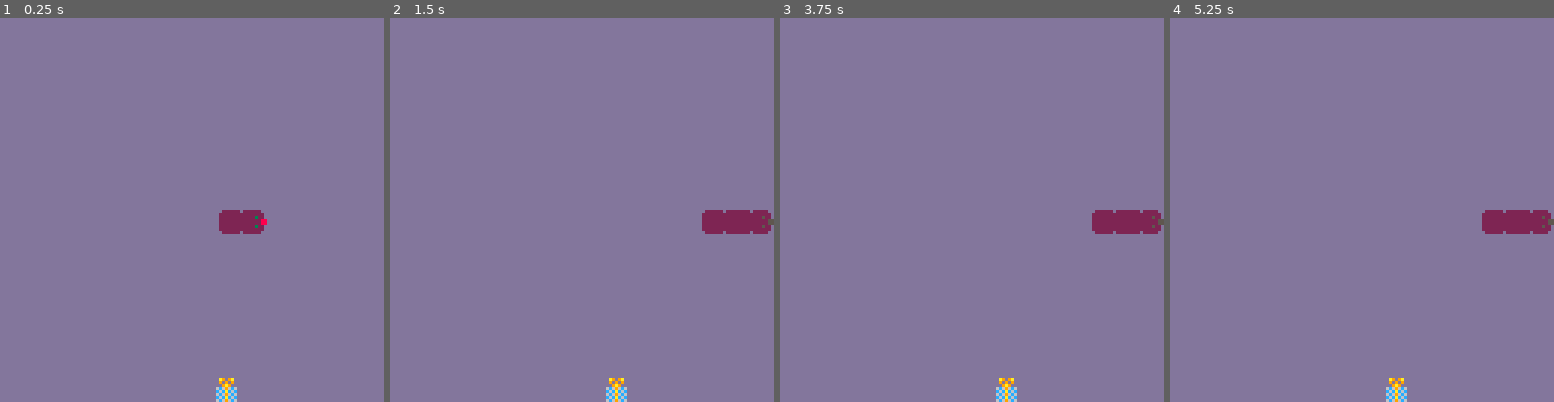
Above: before the commit, frames 1-4 (left to right).
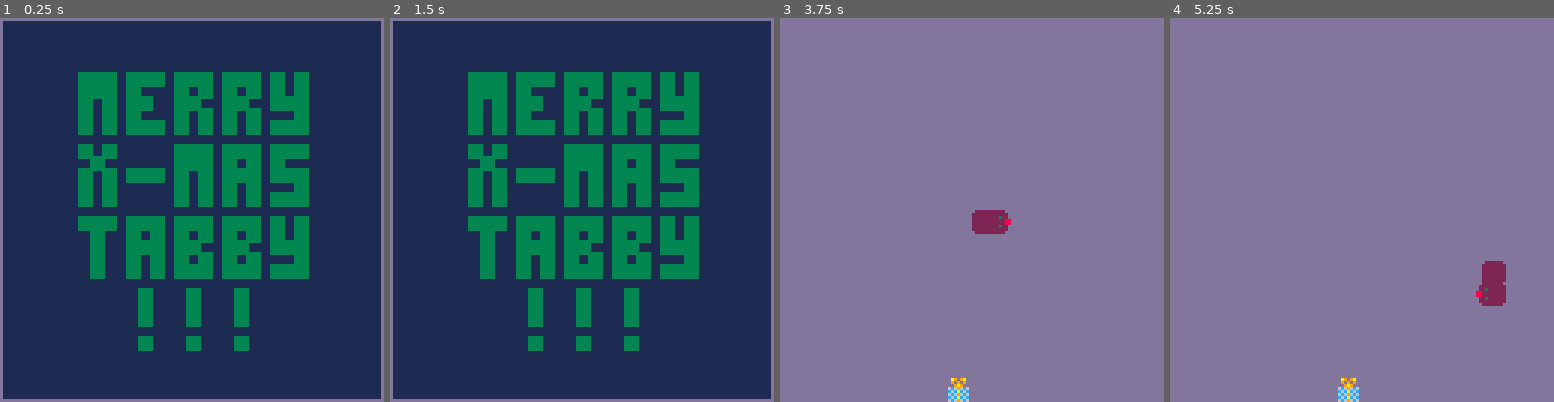
Above: after the commit, the same moments.

Repository: gigamonkey/pico-8
Game: PICO-8 cartridge snake.p8
The game is run twice, just before and just after one commit, with the same random seed, the same clock (stepped at 60 frames per second) and the same inputs.
Inputs:
- Up to frame 1 (0.25 s): no input
- Up to frame 2 (1.5 s): no input
- Up to frame 3 (3.75 s): hold Left 1.97-2.37 s; hold Down 2.42-2.82 s; hold Right 2.87-3.53 s; hold Up from 3.58 s (still down)
- Up to frame 4 (5.25 s): release Up at 4.08 s; hold Right 4.13-4.53 s; hold Down 4.58-5.08 s; hold Left from 5.13 s (still down)

The runs differ from the first frame. In frame 1, 97% of the frame differs, in the area x 0-100%, y 0-100%; in frame 2, 97%; in frame 3, 2.2%; in frame 4, 2.4%.

Commit message:
Starting on splash screen.

Diff:
--- a/snake.lua
+++ b/snake.lua
@@ -11,10 +11,11 @@
 GRASS = 0
 SNAKE = 1
 FOOD = 2
-SUPER_FOOD = 3
 
 -- sprites for the head.
 heads = { [UP] = 13, [DOWN] = 14, [LEFT] = 15, [RIGHT] = 16 }
+
+-- speeds: 2 really easy. 5 normal. 10 hard. 15 super hard.
 
 snake = {
   direction = RIGHT,
@@ -32,19 +33,135 @@
 -- contents of that cell, either grass, snake, food, or superfood.
 grid = {}
 
+state = 'splash'
+
 -- Basic game structure
 
 function _init()
+  set_head(snake, {x=8, y=8})
+  set_head(snake, {x=9, y=8})
+  splash_screen()
+end
+
+function _update()
+  if state == 'splash' then
+    if btnp(2) then
+      start_game()
+    end
+  else
+    if (btnp(0)) then
+      add(snake.turns, LEFT)
+    end
+    if (btnp(1)) then
+      add(snake.turns, RIGHT)
+    end
+    if (btnp(2)) then
+      add(snake.turns, UP)
+    end
+    if (btnp(3)) then
+      add(snake.turns, DOWN)
+    end
+    if not snake.dead then
+      move(snake)
+    end
+  end
+end
+
+function _draw()
+
+  local x = 0
+  local y = 0
+
+  if state == 'playing' then
+    -- speed is in squares/second
+    local proportion = snake.frames_into_head * snake.speed / 30
+    local offset = (1 - proportion)
+
+    -- Erase tail in proportion to how much we've moved. Actually done
+    -- by clearing the cell and then redrawing the tail slightly offset.
+    --rectfill(0, 0, 128, 24, 2)
+
+    if snake.vacated ~= nil then
+      spr(0, snake.vacated.x * 8, snake.vacated.y * 8)
+      snake.vacated = nil
+    end
+
+    local old_tail = previous_tail(snake)
+    if old_tail ~= nil then
+      local new_tail = tail(snake)
+      local td = { dx = new_tail.x - old_tail.x, dy = new_tail.y - old_tail.y }
+
+
+      local tx = old_tail.x + (td.dx * proportion)
+      local ty = old_tail.y + (td.dy * proportion)
+
+      spr(0, old_tail.x * 8, old_tail.y * 8)
+      spr(1, tx * 8, ty * 8)
+    end
+
+    -- Draw head offset back from where it would be if we were all the
+    -- way into the current head cell in proportion to how much we've
+    -- moved.
+    local hd = head(snake)
+    local sprite = heads[snake.direction] + ((snake.dead and 4) or 0)
+    x = 8 * (hd.x - (snake.direction.dx * offset))
+    y = 8 * (hd.y - (snake.direction.dy * offset))
+
+    if snake.frames_into_head == 0 then
+      -- When we're just entering the new head the offset will put is
+      -- back in the previous cell so we clear it out so we when we
+      -- redraw the head we get the segments visible.
+      spr(0, x, y)
+    end
+
+    spr(sprite, x, y)
+  end
+end
+
+
+function splash_screen()
+  cls()
+  rectfill(0, 0, 127, 127, 1)
+  rect(0, 0, 127, 127, 13)
+
+  local i = 0
+
+  i = row({1,1,1,0,1,1,1,0,1,1,1,0,1,1,1,0,1,0,1}, i, 3)
+  i = row({1,1,1,0,1,0,0,0,1,0,1,0,1,0,1,0,1,0,1}, i, 3)
+  i = row({1,0,1,0,1,1,0,0,1,1,0,0,1,1,0,0,1,1,1}, i, 3)
+  i = row({1,0,1,0,1,0,0,0,1,0,1,0,1,0,1,0,0,0,1}, i, 3)
+  i = row({1,0,1,0,1,1,1,0,1,0,1,0,1,0,1,0,1,1,1}, i, 3)
+  i += 1
+  i = row({1,0,1,0,0,0,0,0,1,1,1,0,1,1,1,0,1,1,1}, i, 3)
+  i = row({0,1,0,0,0,0,0,0,1,1,1,0,1,0,1,0,1,0,0}, i, 3)
+  i = row({1,0,1,0,1,1,1,0,1,0,1,0,1,1,1,0,1,1,1}, i, 3)
+  i = row({1,0,1,0,0,0,0,0,1,0,1,0,1,0,1,0,0,0,1}, i, 3)
+  i = row({1,0,1,0,0,0,0,0,1,0,1,0,1,0,1,0,1,1,1}, i, 3)
+  i += 1
+  i = row({1,1,1,0,1,1,1,0,1,1,1,0,1,1,1,0,1,0,1}, i, 3)
+  i = row({0,1,0,0,1,0,1,0,1,0,1,0,1,0,1,0,1,0,1}, i, 3)
+  i = row({0,1,0,0,1,1,1,0,1,1,0,0,1,1,0,0,1,1,1}, i, 3)
+  i = row({0,1,0,0,1,0,1,0,1,0,1,0,1,0,1,0,0,0,1}, i, 3)
+  i = row({0,1,0,0,1,0,1,0,1,1,1,0,1,1,1,0,1,1,1}, i, 3)
+  i += 1
+  i = row({0,0,0,0,0,1,0,0,0,1,0,0,0,1}, i, 3)
+  i = row({0,0,0,0,0,1,0,0,0,1,0,0,0,1}, i, 3)
+  i = row({0,0,0,0,0,1,0,0,0,1,0,0,0,1}, i, 3)
+  i = row({0,0,0,0,0,0,0,0,0,0,0,0,0,0}, i, 3)
+  i = row({0,0,0,0,0,1,0,0,0,1,0,0,0,1}, i, 3)
+end
+
+
+-- The rest of the code
+
+function start_game()
+  state = 'playing'
   cls()
   for x = 0, SIZE - 1 do
     for y = 0, SIZE - 1 do
       grid[to_index({x=x, y=y})] = GRASS
     end
   end
-
-  set_head(snake, {x=8, y=8})
-  set_head(snake, {x=9, y=8})
-  snake.frames_into_head = 29
 
   random_food()
 
@@ -54,83 +171,30 @@
     spr(GRASS, x, y)
     spr(value, x, y)
   end
-
   music(0)
 end
 
-function _update()
-  if (btnp(0)) then
-    add(snake.turns, LEFT)
-  end
-  if (btnp(1)) then
-    add(snake.turns, RIGHT)
-  end
-  if (btnp(2)) then
-    add(snake.turns, UP)
-  end
-  if (btnp(3)) then
-    add(snake.turns, DOWN)
-  end
-  if not snake.dead then
-    move(snake)
-  end
-end
-
-function _draw()
-  -- speed is in squares/second
-  local proportion = snake.frames_into_head * snake.speed / 30
-  local offset = (1 - proportion)
-
-  -- Erase tail in proportion to how much we've moved. Actually done
-  -- by clearing the cell and then redrawing the tail slightly offset.
-  --rectfill(0, 0, 128, 24, 2)
-
-  if snake.vacated ~= nil then
-    spr(0, snake.vacated.x * 8, snake.vacated.y * 8)
-    snake.vacated = nil
-  end
-
-  local old_tail = previous_tail(snake)
-  if old_tail ~= nil then
-    local new_tail = tail(snake)
-    local td = { dx = new_tail.x - old_tail.x, dy = new_tail.y - old_tail.y }
-
-    spr(0, old_tail.x * 8, old_tail.y * 8)
-    --print("Clear  x: " .. old_tail.x * 8 .. "; y: " .. old_tail.y * 8, 0, 0, 1)
-
-    local tx = old_tail.x + (td.dx * proportion)
-    local ty = old_tail.y + (td.dy * proportion)
-
-    --print("Draw x: " .. (tx * 8) .. "; y: " .. (ty * 8), 0, 8, 1)
-    spr(1, tx * 8, ty * 8)
-  end
-
-  -- Draw head offset back from where it would be if we were all the
-  -- way into the current head cell in proportion to how much we've
-  -- moved.
-  local hd = head(snake)
-  local sprite = heads[snake.direction] + ((snake.dead and 4) or 0)
-  local x = 8 * (hd.x - (snake.direction.dx * offset))
-  local y = 8 * (hd.y - (snake.direction.dy * offset))
-
-  if snake.frames_into_head == 0 then
-    -- When we're just entering the new head the offset will put is
-    -- back in the previous cell so we clear it out so we when we
-    -- redraw the head we get the segments visible.
-    spr(0, x, y)
-  end
-  spr(sprite, x, y)
-
-end
-
--- The rest of the code
+function block(x, y, color)
+  local x_offset = 26
+  local y_offset = 18
+  local size = 4
+  rectfill(x_offset + (x * size), y_offset + y * size, x_offset + (x + 1) * size, y_offset + (y + 1) * size, color)
+end
+
+function row(r, y, color)
+  for i, v in pairs(r) do
+    if v == 1 then
+      block(i - 1, y, color)
+    end
+  end
+  return y + 1
+end
 
 function to_index(cell)
   return (cell.y * SIZE + cell.x) + 1
 end
 
 function set_head(snake, head)
-  --print("setting head: " .. xy(head))
   snake.segments[snake.head] = head
   snake.head = (snake.head + 1) % SIZE2D
   grid[to_index(head)] = SNAKE
Not shown, changed: TODO
